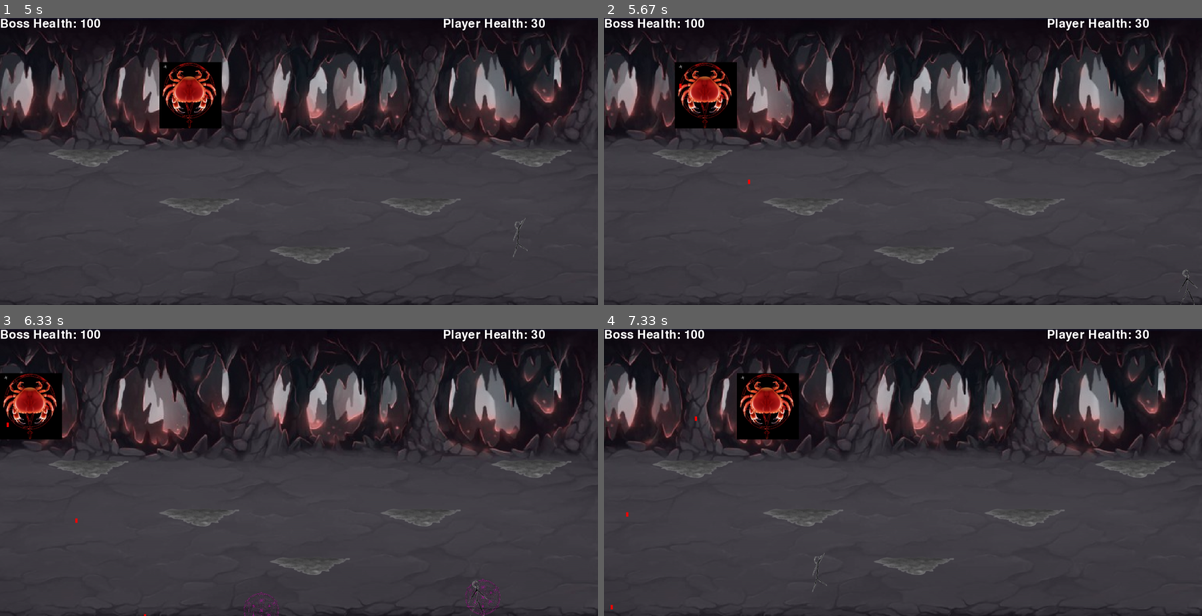
Above: before the commit, frames 1-4 (two rows, left to right).
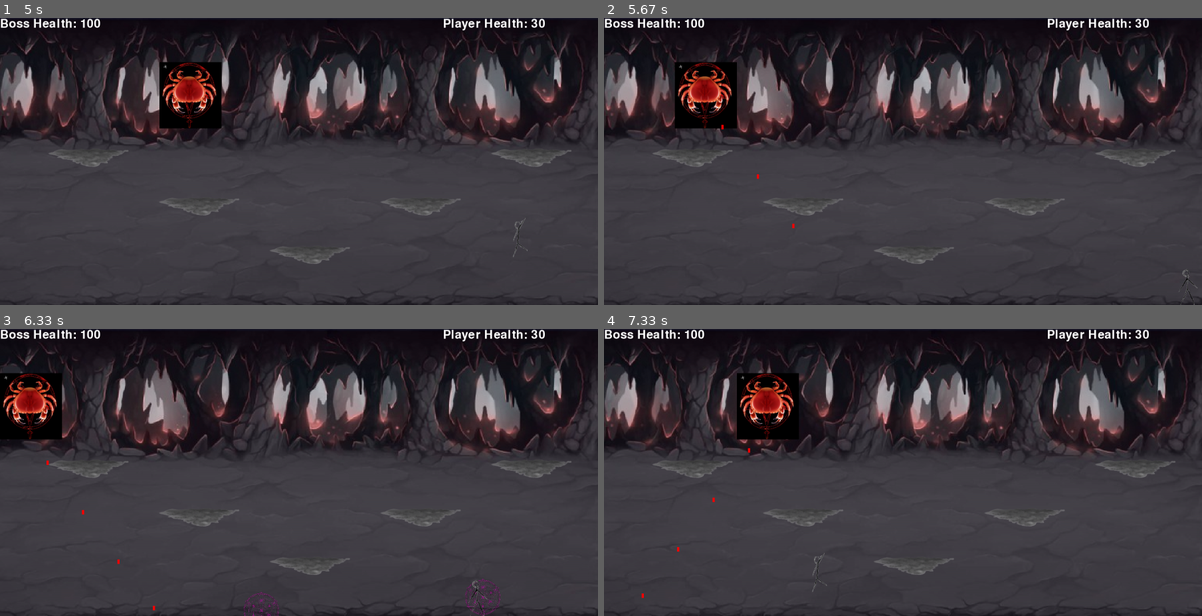
Above: after the commit, the same moments.

Repository: GiveMeMissile/Pentacrab_Pygame
Game: pygame game, started from Pentacrab.py
Two runs of this game, one before a commit and one after it. Both use one fixed random seed, a clock stepped at 60 frames per second and the inputs below.
Inputs:
- Up to frame 1 (5 s): hold Right 0.33-0.8 s; hold Up 0.83-1.13 s; hold W 0.83-1.13 s; hold Right 1.17-1.63 s; hold D 1.17-1.63 s; hold Left 1.67-2.2 s; hold A 1.67-2.2 s; hold Left 2.23-2.63 s; hold A 2.23-2.63 s; hold Up 2.67-3.03 s; hold W 2.67-3.03 s; hold Right 3.07-3.7 s; hold D 3.07-3.7 s; hold Left 3.73-4.2 s; hold A 3.73-4.2 s; hold Right 4.23-4.7 s; hold D 4.23-4.7 s; hold Up from 4.73 s (still down); hold W from 4.73 s (still down)
- Up to frame 2 (5.67 s): release Up at 5.03 s; release W at 5.03 s; hold Right 5.07-5.53 s; hold D 5.07-5.53 s; hold Left from 5.57 s (still down); hold A from 5.57 s (still down)
- Up to frame 3 (6.33 s): release Left at 6.1 s; release A at 6.1 s; hold Left from 6.13 s (still down); hold A from 6.13 s (still down)
- Up to frame 4 (7.33 s): release Left at 6.53 s; release A at 6.53 s; hold Up 6.57-6.93 s; hold W 6.57-6.93 s; hold Right from 6.97 s (still down); hold D from 6.97 s (still down)

Frame 1 is identical in both runs. In frame 2, less than 0.1% of the frame differs, in the area x 12-32%, y 22-74%; in frame 3, less than 0.1%; in frame 4, less than 0.1%, in the area x 1-25%, y 30-98%.

Commit message:
Update Pentacrab.py
Made some minor ajustments to the boss attack that makes it more effective and harder to avoid.

Diff:
--- a/Pentacrab.py
+++ b/Pentacrab.py
@@ -61,7 +61,7 @@
 BOSS_MOVEMENT = 5
 BOSS_CONTACT_DAMAGE = 3
 BOSS_ATTACK_DELAY = 5000
-BOSS_BULLET_DELAY = 500
+BOSS_BULLET_DELAY = 250
 boss_bullets = []
 BULLET_DAMAGE = 1
 
@@ -279,12 +279,12 @@
         if attack_number == 1 and initialized_attack:
             if not bullet_fired:
                 bullet_fired = True
-                bullet = pygame.Rect(BOSS_HITBOX.x - BOSS_WIDTH/2 + 5, BOSS_HITBOX.y, 5, 10)
+                bullet = pygame.Rect(BOSS_HITBOX.x + BOSS_WIDTH/2 + 5, BOSS_HITBOX.y + BOSS_HEIGHT, 5, 10)
                 boss_bullets.append(bullet)
                 bullet_delay_timer = current_time
                 bullet_total += 1
             else:
-                if bullet_total >= 5:
+                if bullet_total >= 10:
                     attack_number = 6
                     attack_end = True
                     bullet_total = 0
